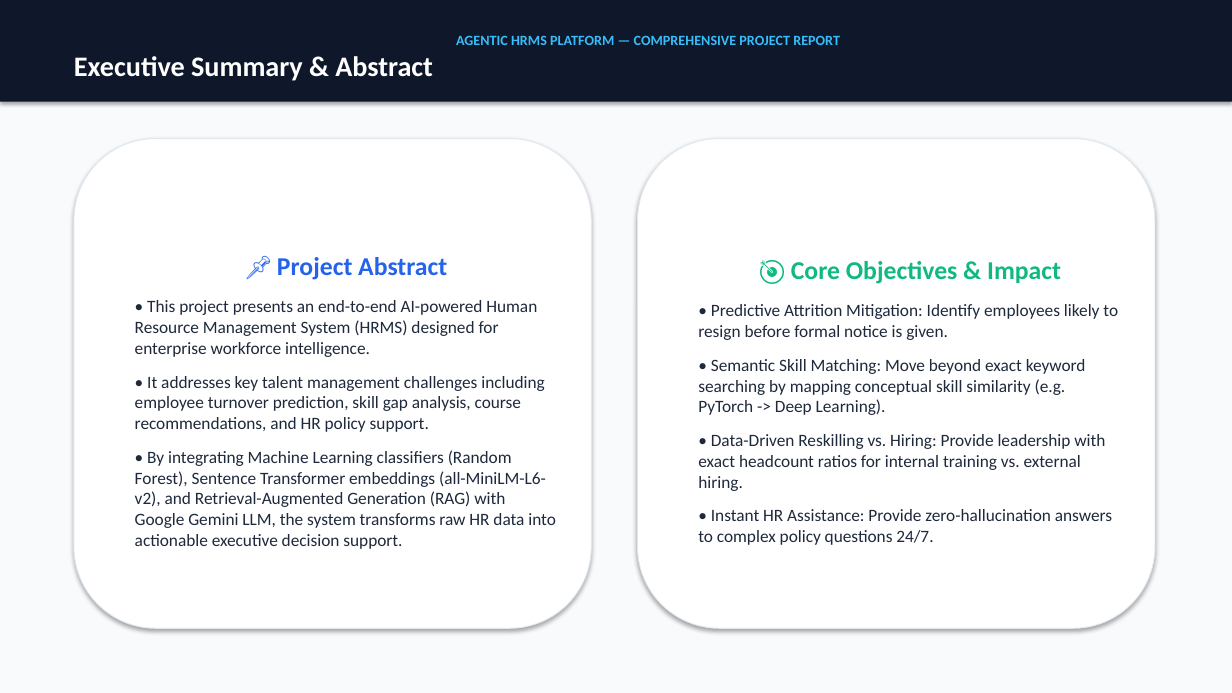
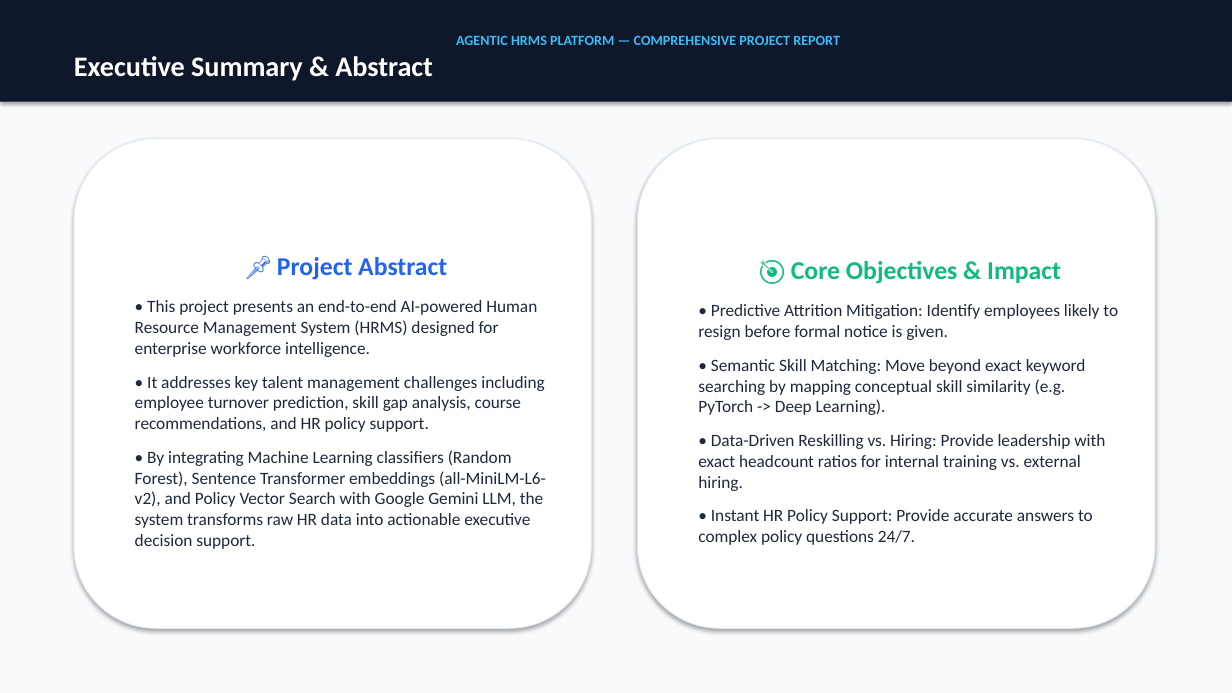
Before and after one commit to Kartikye12/agentic-hrms-platform, a slide deck: slide 2 of Agentic_HRMS_Platform_Complete_12_Slides.pptx. Drawn at 1232x693 pixels with LibreOffice and Linux fonts; fonts in the diff are those of the drawing. Boxes give left, top, right and bottom in pixels: in the first picture for what was removed or moved away, otherwise in the second. Text is boxed around its words. In the diff, an @@ line names an element or a change of style, - is before the commit and + after.

```diff
--- a/Agentic_HRMS_Platform_Complete_12_Slides.pptx
+++ b/Agentic_HRMS_Platform_Complete_12_Slides.pptx
@@ text in rounded rectangle at [135, 450, 546, 549]: text changed @@
-• By integrating Machine Learning classifiers (Random Forest), Sentence Transformer embeddings (all-MiniLM-L6-v2), and Retrieval-Augmented Generation (RAG) with Google Gemini LLM, the system transforms raw HR data into actionable executive decision support.
+• By integrating Machine Learning classifiers (Random Forest), Sentence Transformer embeddings (all-MiniLM-L6-v2), and Policy Vector Search with Google Gemini LLM, the system transforms raw HR data into actionable executive decision support.
@@ text in rounded rectangle at [698, 509, 1093, 545]: text changed @@
-• Instant HR Assistance: Provide zero-hallucination answers to complex policy questions 24/7.
+• Instant HR Policy Support: Provide accurate answers to complex policy questions 24/7.
```
Also in this commit, not shown: 5 other slides changed, 2 other files.
